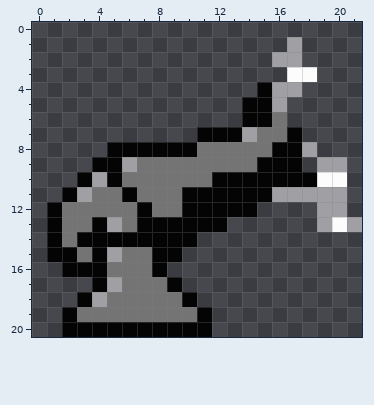
Pixel-art sprite, stored at benchmark2/assets/images/defenseStructure/cannon/right/0003.png. The picture above was drawn from the file before the commit.
The file is 22x21 pixels.
After:
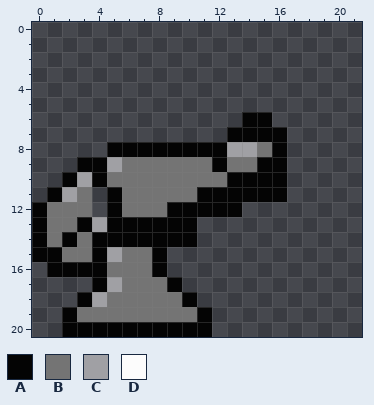
Palette (. is transparent): A #040404  B #747474  C #a0a0a4  D #fcfcfc
Changes in this commit:
{"y":1,"x":17,"old":"C","new":"."}
{"y":2,"x":16,"old":"CC","new":".."}
{"y":3,"x":17,"old":"DD","new":".."}
{"y":4,"x":15,"old":"ACC","new":"..."}
{"y":5,"x":14,"old":"AAC","new":"..."}
{"y":6,"x":16,"old":"B","new":"."}
{"y":7,"x":11,"old":"AA","new":".."}
{"y":7,"x":14,"old":"CBBA","new":"AAA."}
{"y":8,"x":11,"old":"BBBB","new":"AACC"}
{"y":8,"x":17,"old":"AC","new":".."}
{"y":9,"x":3,"old":".","new":"A"}
{"y":9,"x":5,"old":"AC","new":"CB"}
{"y":9,"x":12,"old":"B","new":"A"}
{"y":9,"x":17,"old":"A","new":"."}
{"y":9,"x":19,"old":"CC","new":".."}
{"y":10,"x":2,"old":".ACA","new":"ACAB"}
{"y":10,"x":12,"old":"A","new":"B"}
{"y":10,"x":17,"old":"AADD","new":"...."}
{"y":11,"x":1,"old":".ACBBA","new":"ACB.AB"}
{"y":11,"x":10,"old":"A","new":"B"}
{"y":11,"x":16,"old":"CCCCC","new":"A...."}
{"y":12,"x":0,"old":".A","new":"AB"}
{"y":12,"x":4,"old":"BB","new":".A"}
{"y":12,"x":7,"old":"A","new":"B"}
{"y":12,"x":9,"old":"B","new":"A"}
{"y":12,"x":14,"old":"A","new":"."}
{"y":12,"x":19,"old":"CC","new":".."}
{"y":13,"x":0,"old":".A","new":"AB"}
{"y":13,"x":3,"old":"BACB","new":"ACAA"}
{"y":13,"x":11,"old":"AA","new":".."}
{"y":13,"x":19,"old":"CDC","new":"..."}
{"y":14,"x":0,"old":".ABA","new":"ABAB"}
{"y":15,"x":0,"old":".","new":"A"}
{"y":15,"x":2,"old":"A","new":"B"}
{"y":15,"x":9,"old":"A","new":"."}
{"y":16,"x":1,"old":".","new":"A"}
{"label":"changed","picture_box":[32,37,362,277]}
